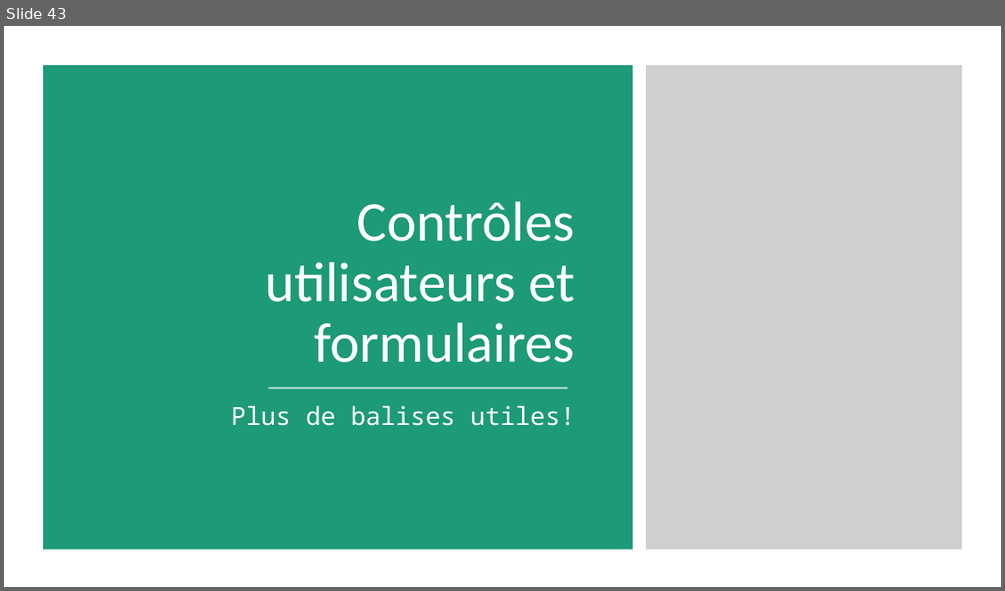
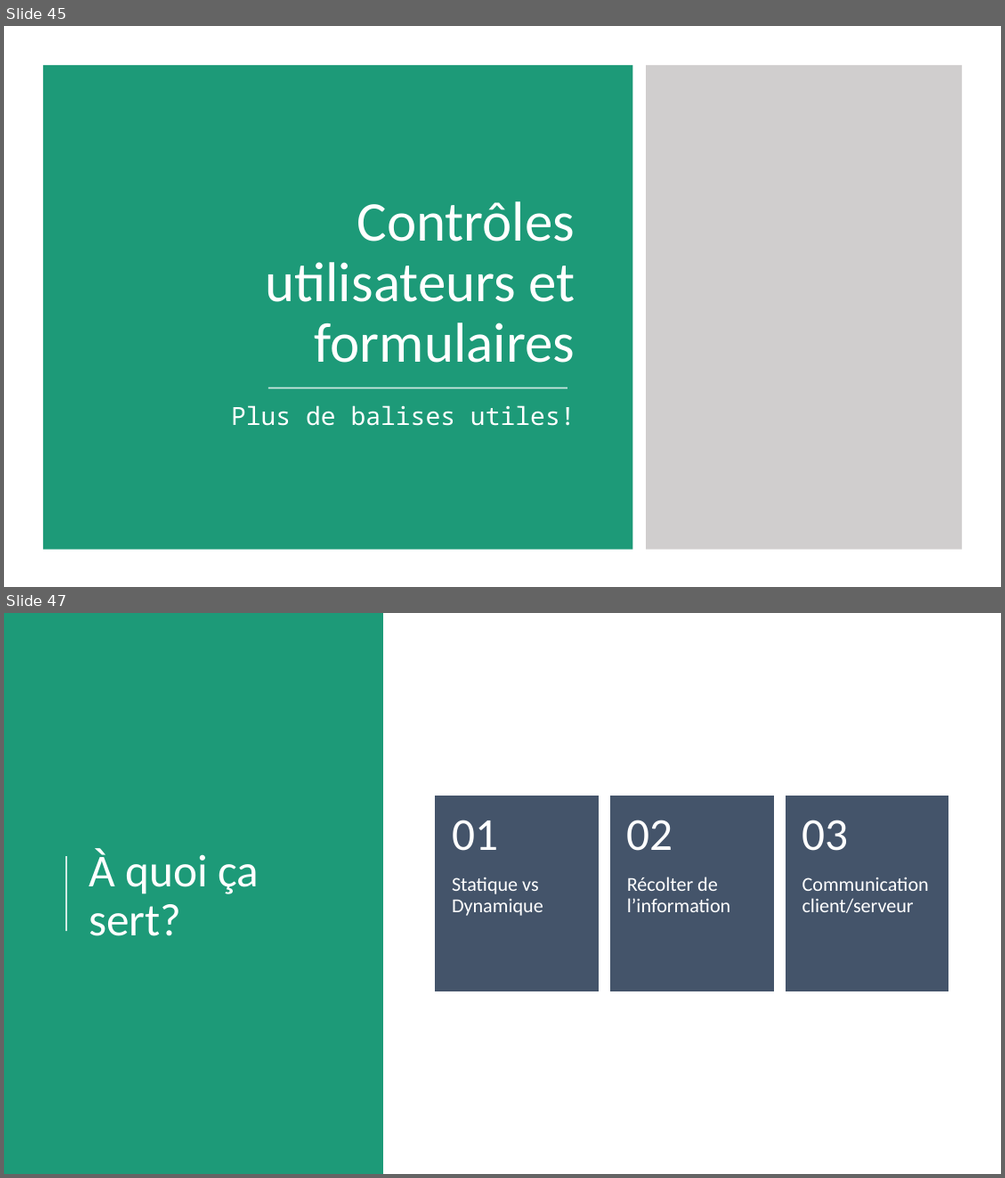
Before and after one commit to fragmatyc/SAAQ, a slide deck: HTML/1. Présentation/Cours HTML - v1.0.pptx. Shown one above the other, each under a label of ours: slide 43 before the commit, slides 45 and 47 after it; the slides between them are not shown. The pictures are 1005x591 and 1005x1178 pixels, drawn with LibreOffice and Linux fonts; fonts in the diff are those of the drawing. Boxes give left, top, right and bottom in pixels: in the first picture for what was removed or moved away, otherwise in the second. Text is boxed around its words. In the diff, an @@ line names an element or a change of style, - is before the commit and + after.

```diff
--- a/HTML/1. Présentation/Cours HTML - v1.0.pptx
+++ b/HTML/1. Présentation/Cours HTML - v1.0.pptx
@@ slide 47 added at [4, 613, 1001, 1174], background #FFFFFF @@
@@ rectangle added at [4, 613, 383, 1174], fill #1D9A78 @@
@@ group added at [436, 796, 948, 990]: 6 texts, 3 rectangles @@
+Statique vs Dynamique
+01
+Récolter de l’information
+02
+Communication client/serveur
+03
@@ title added at [89, 848, 259, 936], 44 pt, text #FFFFFF @@
+À quoi ça sert?
@@ line added from (66, 931) to (66, 856), #FFFFFF 1.5 pt @@
@@ what was slide 43 is now slide 45 @@
```
Also in this commit, not shown: 6 other slides added.
